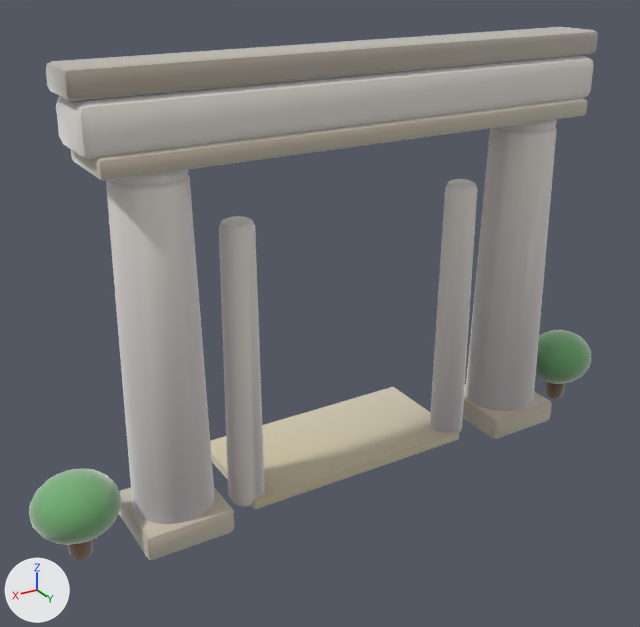
An edit to the glTF model assets/models/gates/743a9c8d.glb, drawn before and after from the same camera.
Both versions are drawn from a 50 mm camera at (4.17, 6.31, 4.87) aimed at (0.19, -0.32, 1.55). The lights are fixed; the arrows at lower left show +X, +Y and +Z. The picture after the commit comes second. Vertices at exactly the same position are counted once.

In view in the first picture: 'gate_743a9c8d'.
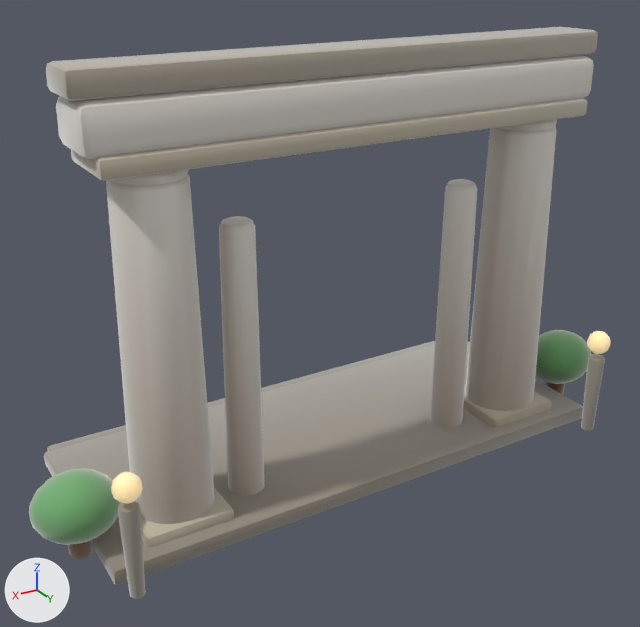
Boxes [x1, y1, x2, y2] around the edits, measured in the pictures (640 x 627 px):
'gate_743a9c8d', reshaped (7% taller)
    before: [29, 27, 598, 560]
    after: [29, 27, 611, 599]
part 1 of me_gate_743a9c8d, added
    after: [44, 342, 583, 585]
part 2 of me_gate_743a9c8d, added (mostly hidden)
    after: [47, 341, 435, 451]
part 3 of me_gate_743a9c8d, added
    after: [581, 354, 605, 431]
part 4 of me_gate_743a9c8d, added
    after: [118, 501, 146, 599]
part 5 of me_gate_743a9c8d, added (beige)
    after: [587, 331, 611, 354]
part 6 of me_gate_743a9c8d, added (beige)
    after: [111, 472, 143, 504]
part 7 of me_gate_743a9c8d, edited (looks the same)
    both: [29, 32, 598, 560]

Edits to the bpy script that builds the scene:
```text
Add mat_clay__b9b2a2_0_93:
    mat_clay__b9b2a2_0_93 = bpy.data.materials.new('clay_#B9B2A2_0.93_-')
    # nodes: BsdfPrincipled, Mix, OutputMaterial, VertexColor
    # colours: grey #b9b2a2, mixed with the vertex colours
Add mat_clay__9e978a_0_93:
    mat_clay__9e978a_0_93 = bpy.data.materials.new('clay_#9E978A_0.93_-')
    # nodes: BsdfPrincipled, Mix, OutputMaterial, VertexColor
    # colours: grey #9e978a, mixed with the vertex colours
Add mat_clay__ffe2a8_0_95__ffe2a8:
    mat_clay__ffe2a8_0_95__ffe2a8 = bpy.data.materials.new('clay_#FFE2A8_0.95_#FFE2A8')
    # nodes: BsdfPrincipled, Mix, OutputMaterial, VertexColor
    # colours: beige #bca67a, beige #ffe2a8, mixed with the vertex colours
Change me_gate_743a9c8d:
    used by ob_gate_743a9c8d; location = (0.0, 0.0, 0.0)
    remove me_gate_743a9c8d.from_pydata(...)  # 1884 vertices, 3704 faces; spans x -3.11..3.12, y -1.0..0.41, z -0.02..4.04
    add me_gate_743a9c8d.from_pydata(...)  # 2384 vertices, 4676 faces; spans x -3.11..3.12, y -1.71..0.83, z -0.02..4.04
    me_gate_743a9c8d part 1: the loose piece of 56 vertices spanning x -1.2..1.2, y -1.0..0.2, z 0.0..0.1 is copied, and the copy is multiplied about its middle by the matrix ((2.207, -0.018, -0.004), (-0.001, 1.739, -0.003), (-0.001, -0.016, 1.596)), then moved by (0.0, -0.1, 0.03), in mat_clay__9e978a_0_93; it spans x -2.64..2.64, y -1.55..0.55, z 0.0..0.17
    me_gate_743a9c8d part 2: the loose piece of 56 vertices spanning x -2.37..2.37, y -0.35..0.35, z 3.27..3.44 is copied, and the copy is multiplied about its middle by the matrix ((1.087, 0.005, 0.006), (0.0, 0.472, 0.001), (0.0, 0.004, 0.753)), then moved by (0.0, -1.54, -3.29), in mat_clay__9e978a_0_93; it spans x -2.56..2.57, y -1.71..-1.37, z 0.0..0.12
    me_gate_743a9c8d part 3: a new loose piece of 114 vertices spanning x -2.6..-2.43, y 0.64..0.8, z 0.0..0.86, in mat_clay__9e978a_0_93
    me_gate_743a9c8d part 4: a new loose piece of 114 vertices spanning x 2.43..2.6, y 0.64..0.8, z 0.0..0.86, in mat_clay__9e978a_0_93
    me_gate_743a9c8d part 5: a new loose piece of 52 vertices spanning x -2.63..-2.39, y 0.61..0.83, z 0.9..1.14, in mat_clay__ffe2a8_0_95__ffe2a8
    me_gate_743a9c8d part 6: a new loose piece of 52 vertices spanning x 2.39..2.63, y 0.61..0.83, z 0.9..1.14, in mat_clay__ffe2a8_0_95__ffe2a8
    me_gate_743a9c8d part 7: 3573 kept faces spanning x -3.11..3.12, y -1.0..0.41, z -0.02..4.02 get new vertex colours
    other edits to the shape of me_gate_743a9c8d do not show in these pictures
    add me_gate_743a9c8d.materials.append(mat_clay__9e978a_0_93)
    add me_gate_743a9c8d.materials.append(mat_clay__b9b2a2_0_93)
    add me_gate_743a9c8d.materials.append(mat_clay__ffe2a8_0_95__ffe2a8)
```
